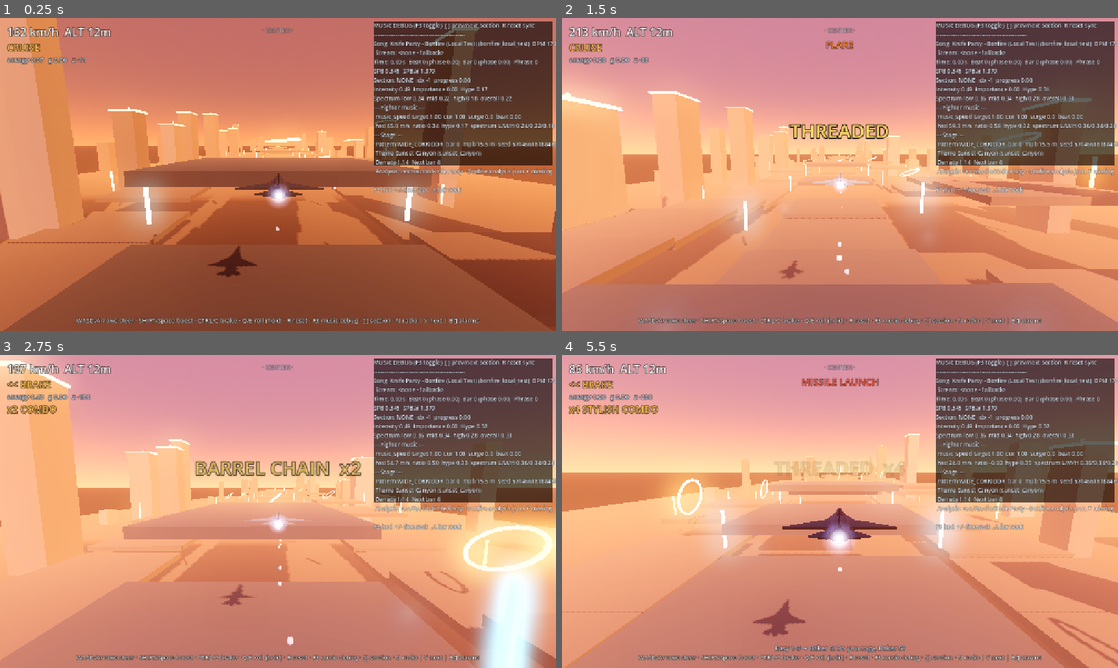
Above: before the commit, frames 1-4 (two rows, left to right).
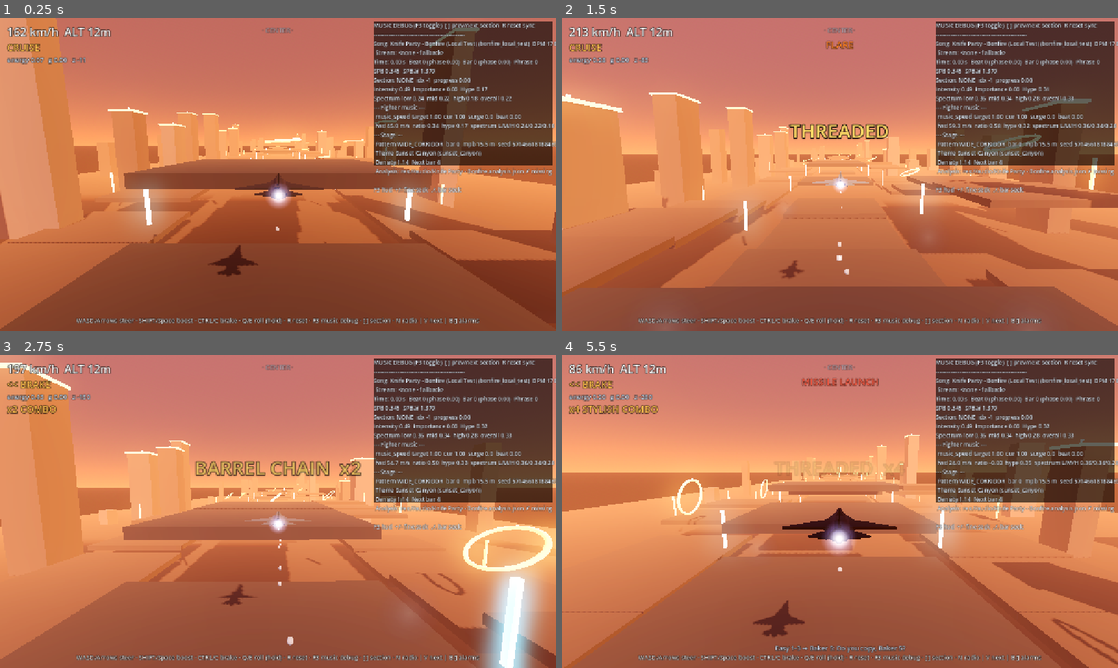
Above: after the commit, the same moments.

Repository: DurraizShahid/fox-three
Game: Godot game, scene res://scenes/main.tscn
Two runs of this game, one before a commit and one after it. Both use one fixed random seed, a clock stepped at 60 frames per second and the inputs below. Sound files missing from this copy of the repository are replaced by a short silence.
Inputs (mouse positions are in pixels of both pictures, inside the frame that each line leads up to):
- Up to frame 1 (0.25 s): no input
- Up to frame 2 (1.5 s): tap Enter at 0.5 s; move the mouse to (962, 158) at 0.52 s; hold E (roll_right) 0.53-1.25 s; hold Shift (boost) 0.53-1.25 s; click (962, 158) at 0.67 s; tap Space at 0.77 s; drag from (728, 190) to (812, 237) at 1.27 s
- Up to frame 3 (2.75 s): move the mouse to (333, 442) at 2.02 s; hold E (roll_right) from 2.03 s (still down); hold Alt from 2.03 s (still down)
- Up to frame 4 (5.5 s): release E (roll_right) at 2.75 s; release Alt at 2.75 s; drag from (812, 574) to (673, 464) at 2.77 s; move the mouse to (1006, 558) at 3.52 s; hold Q (roll_left) 3.53-4.25 s; tap B at 3.6 s; tap Space at 3.77 s; drag from (673, 464) to (756, 433) at 4.27 s; move the mouse to (867, 511) at 5.02 s; hold Ctrl (brake) from 5.03 s (still down); tap J at 5.1 s; click (867, 511) at 5.17 s

The runs differ from the first frame. In frame 1, 1.5% of the frame differs, in the area x 0-100%, y 2-100%; in frame 2, 81%, in the area x 0-100%, y 0-100%; in frame 3, 79%; in frame 4, 80%.

Commit message:
fix: tone down bloom/whiteout + roads as visualizer
- EnvironmentController: rebalance gains (glow 1.2->0.32, exposure 0.55->0.14, etc.) and clamp glow 0.55-1.15, exposure 0.98-1.28, sky 0.88-1.55, sun/fill/roof/beacon/ring within readable bands; drop pulses 1/3 strength; mid 0.55->0.18, high etc. Prevents whiteout at low hype while keeping drop punchy.
- EnvironmentController: add _strip_mat visualizer (center dashes) + register_world_materials(strip) + dash flash
- Main: cache _strip_mat, road visualizer exports (verticality/beat/weave/dash/width), _lane_height now scales amp with hype, _update_road_visualizer() heaves lanes/dashes/posts, weaves lanes, width-pulses via scale, dash emission via strip mat; hooked in _process and wired to EnvironmentController

Diff:
--- a/scripts/main.gd
+++ b/scripts/main.gd
@@ -30,6 +30,15 @@
 @export var stage_theme: StageTheme = null ## optional override; if null uses SongProfile's theme or fallback sunset
 @export var auto_play_music: bool = true
 @export var debug_overlay_enabled: bool = false ## show F3 overlay at start
+
+@export_category("Music — Roads / Visualizer")
+@export_range(0.0, 2.0, 0.05) var road_verticality_hype_gain: float = 0.85 ## hype scales lane wave amplitude (roads climb more in choruses)
+@export_range(0.0, 1.0, 0.02) var road_beat_heave: float = 0.18 ## roads heave on beat (meters) — subtle but readable
+@export_range(0.0, 1.0, 0.02) var road_downbeat_heave: float = 0.32
+@export_range(0.0, 1.5, 0.05) var road_weave_hype_gain: float = 0.55 ## hype makes lanes weave laterally
+@export_range(0.0, 1.0, 0.05) var road_weave_beat_gain: float = 0.22
+@export_range(0.0, 2.0, 0.05) var dash_pulse_gain: float = 0.9 ## dash/center-line flashes with beat
+@export_range(0.0, 1.0, 0.05) var road_width_beat_gain: float = 0.12 ## lane width breathes
 
 @onready var fighter: FighterJet = $Fighter
 @onready var chase_cam: ChaseCamera = $ChaseCamera
@@ -72,6 +81,7 @@
 var _pillar_mats: Array[StandardMaterial3D] = []
 var _roof_mat: StandardMaterial3D
 var _beacon_mat: StandardMaterial3D
+var _strip_mat: StandardMaterial3D
 var _unit_box: BoxMesh
 var _beacon_mesh: SphereMesh
 
@@ -80,6 +90,9 @@
 var _lane_mats: Array[StandardMaterial3D] = []
 var _abyss_mat: StandardMaterial3D
 var _abyss_mesh: PlaneMesh
+var _road_beat_pulse: float = 0.0
+var _road_downbeat_pulse: float = 0.0
+var _road_hype_smooth: float = 0.0
 
 
 func _ready() -> void:
@@ -98,7 +111,7 @@
 	if env_controller != null:
 		env_controller.register_world_materials(
 			_pillar_mats, _post_mat_a, _post_mat_b, _ring_mat, _beacon_mat, _roof_mat,
-			_lane_mats, _ground_mat, _abyss_mat
+			_lane_mats, _ground_mat, _abyss_mat, _strip_mat
 		)
 		env_controller.register_pillar_nodes(_pillars)
 	_apply_song_profile()
@@ -218,6 +231,7 @@
 	_recycle_ground()
 	_recycle_rings(delta)
 	_recycle_pillars()
+	_update_road_visualizer(delta)
 	_update_hud()
 
 
@@ -362,7 +376,10 @@
 	if _lane_params.size() != 3:
 		return 0.0
 	var p: Dictionary = _lane_params[lane + 1]
-	var raw: float = p.offset + p.amp1 * sin(p.freq1 * z + p.phase1) + p.amp2 * sin(p.freq2 * z + p.phase2)
+	# Music verticality: hype makes roads climb/dip more dramatically
+	var amp_scale: float = 1.0 + _road_hype_smooth * road_verticality_hype_gain
+	# Section intensity can also modulate via StageDirector pattern? Use hyphen for now.
+	var raw: float = p.offset + (p.amp1 * amp_scale) * sin(p.freq1 * z + p.phase1) + (p.amp2 * amp_scale * 0.85) * sin(p.freq2 * z + p.phase2)
 	# Keep lane floors above the canyon floor so the dip never hides under the abyss.
 	# "Go below" means below the old flat ground (y=0), not below the abyss mesh.
 	return maxf(raw, abyss_y + 2.2)
@@ -453,6 +470,12 @@
 		m.albedo_color = lane_colors[i]
 		m.roughness = 0.93
 		_lane_mats.append(m)
+
+	_strip_mat = StandardMaterial3D.new()
+	_strip_mat.albedo_color = Color(0.2, 0.9, 1.0)
+	_strip_mat.emission_enabled = true
+	_strip_mat.emission = Color(0.2, 0.9, 1.0)
+	_strip_mat.emission_energy_multiplier = 1.2
 
 
 func _build_ground() -> void:
@@ -503,11 +526,8 @@
 	post_mesh.size = Vector3(0.5, 7.0, 0.5)
 	var strip_mesh := BoxMesh.new()
 	strip_mesh.size = Vector3(0.35, 0.12, 8.0)
-	var strip_mat := StandardMaterial3D.new()
-	strip_mat.albedo_color = Color(0.2, 0.9, 1.0)
-	strip_mat.emission_enabled = true
-	strip_mat.emission = Color(0.2, 0.9, 1.0)
-	strip_mat.emission_energy_multiplier = 1.2
+	# Use shared _strip_mat (cached, visualizer drives it) — no per-build allocation
+	var strip_mat: StandardMaterial3D = _strip_mat
 
 	var seg_len: float = tile_length / float(maxi(lane_segment_count, 1))
 	var lane_box := BoxMesh.new()
@@ -746,6 +766,78 @@
 					var pd: Vector3 = child.position
 					pd.y = center_h + lane_thickness * 0.5 + 0.08
 					child.position = pd
+
+
+func _update_road_visualizer(_delta: float) -> void:
+	# Roads / paths react to music without constant re-allocation.
+	if music_director == null or music_director.is_fallback() or env_controller == null:
+		return
+	# Smooth hype/beat from EnvironmentController (already decaying)
+	var hype: float = env_controller.get_hype_smooth()
+	var beat: float = env_controller.get_beat_pulse()
+	var down: float = env_controller.get_downbeat_pulse()
+	# Update cached hype for _lane_height verticality scaling
+	_road_hype_smooth = lerpf(_road_hype_smooth, hype, 0.08)
+	_road_beat_pulse = beat
+	_road_downbeat_pulse = down
+	# Road width breathes with beat, weave with hype/beat — do via lane scale
+	var width_pulse: float = 1.0 + beat * road_width_beat_gain * 0.45 + down * road_width_beat_gain * 0.7
+	var weave: float = sin(Time.get_ticks_msec() / 1000.0 * 1.7) * road_weave_hype_gain * hype * 1.2 + beat * road_weave_beat_gain * 0.9
+	# Iterate visible tiles' lane segments to apply heave + weave + width
+	for tile in _tiles:
+		var tile_z: float = tile.global_position.z
+		# Heave: roads lift with beat/hype (additive, not permanent)
+		var heave: float = beat * road_beat_heave + down * road_downbeat_heave + hype * 0.06 + sin(Time.get_ticks_msec() / 1000.0 * 5.3) * beat * 0.04
+		for child in tile.get_children():
+			if not (child is MeshInstance3D):
+				continue
+			if not child.has_meta("kind"):
+				continue
+			var kind: String = child.get_meta("kind")
+			if kind == "lane":
+				var lane_idx: int = child.get_meta("lane")
+				var local_z: float = child.position.z
+				var world_z: float = tile_z + local_z
+				var base_h: float = _lane_height(lane_idx, world_z) # already includes hype-scaled verticality
+				var p: Vector3 = child.position
+				p.y = base_h + lane_thickness * 0.5 + heave * (0.7 + 0.3 * sin(float(lane_idx) * 1.3))
+				# Weave + width via scale.x (lane_width direction)
+				var base_x: float = float(lane_idx) * fighter.lane_spacing
+				p.x = base_x + weave * (1.0 + 0.3 * sin(float(lane_idx) * 2.0 + Time.get_ticks_msec() / 1000.0 * 0.9))
+				# Width pulse via scale
+				var s: Vector3 = child.scale
+				# lane_box was size (lane_width, lane_thickness, seg_len-0.12). Scale.x=1 is base. Pulse it.
+				s.x = lerpf(s.x, width_pulse, 0.18)
+				child.scale = s
+				child.position = p
+			elif kind == "dash":
+				var local_z_dash: float = child.position.z
+				var world_z_dash: float = tile_z + local_z_dash
+				var base_hd: float = _lane_height(0, world_z_dash)
+				var pd: Vector3 = child.position
+				pd.y = base_hd + lane_thickness * 0.5 + 0.08 + heave * 0.55
+				# Dash flashes handled by strip material emission; also scale length subtly with beat
+				var sd: Vector3 = child.scale
+				sd.z = lerpf(sd.z, 1.0 + beat * dash_pulse_gain * 0.22, 0.22)
+				child.scale = sd
+				child.position = pd
+			elif kind == "post":
+				var lx2: float = child.get_meta("lx")
+				var local_z_post: float = child.position.z
+				var world_z_post: float = tile_z + local_z_post
+				var base_post_h: float
+				if is_equal_approx(lx2, 20.0):
+					base_post_h = (_lane_height(0, world_z_post) + _lane_height(1, world_z_post)) * 0.5
+				elif is_equal_approx(lx2, -20.0):
+					base_post_h = (_lane_height(-1, world_z_post) + _lane_height(0, world_z_post)) * 0.5
+				elif lx2 > 0.0:
+					base_post_h = _lane_height(1, world_z_post)
+				else:
+					base_post_h = _lane_height(-1, world_z_post)
+				var pp: Vector3 = child.position
+				pp.y = base_post_h + 3.5 + heave * 0.45
+				child.position = pp
+	# Strip material pulse is handled by EnvironmentController; no need to duplicate here
 
 
 func _recycle_rings(delta: float) -> void:
--- a/scripts/music/environment_controller.gd
+++ b/scripts/music/environment_controller.gd
@@ -10,15 +10,15 @@
 @export var fill_path: NodePath = NodePath("../Fill")
 @export var stage_theme: StageTheme = null
 
-## Tunables (exposed, not buried). Increased defaults for Obvious visualizer feel.
+## Tunables (exposed, not buried). Rebalanced to avoid whiteout — subtle at low hype, readable.
 @export_category("Reactivity — Sky & Fog")
-@export_range(0.0, 3.0, 0.05) var glow_hype_gain: float = 1.2
-@export_range(0.0, 3.0, 0.05) var exposure_hype_gain: float = 0.55
-@export_range(0.0, 3.0, 0.05) var fog_hype_gain: float = 0.9
-@export_range(0.0, 3.0, 0.05) var sky_energy_gain: float = 1.2
-@export_range(0.0, 3.0, 0.05) var sun_beat_gain: float = 0.9
-@export_range(0.0, 3.0, 0.05) var sun_hype_gain: float = 1.1
-@export_range(0.0, 3.0, 0.05) var fill_beat_gain: float = 0.65
+@export_range(0.0, 3.0, 0.05) var glow_hype_gain: float = 0.32
+@export_range(0.0, 3.0, 0.05) var exposure_hype_gain: float = 0.14
+@export_range(0.0, 3.0, 0.05) var fog_hype_gain: float = 0.22
+@export_range(0.0, 3.0, 0.05) var sky_energy_gain: float = 0.38
+@export_range(0.0, 3.0, 0.05) var sun_beat_gain: float = 0.32
+@export_range(0.0, 3.0, 0.05) var sun_hype_gain: float = 0.38
+@export_range(0.0, 3.0, 0.05) var fill_beat_gain: float = 0.28
 @export_range(1.0, 20.0, 0.5) var beat_decay: float = 10.0
 @export_range(1.0, 12.0, 0.5) var hype_response: float = 3.2
 @export_range(1.0, 12.0, 0.5) var drop_flash_decay: float = 6.5
@@ -26,18 +26,18 @@
 
 @export_category("Visualizer — World Objects")
 @export var visualizer_enabled: bool = true
-@export_range(0.0, 3.0, 0.05) var building_hype_gain: float = 1.0
-@export_range(0.0, 3.0, 0.05) var building_beat_gain: float = 0.85
-@export_range(0.0, 3.0, 0.05) var building_low_gain: float = 0.7 ## bass → pillars/ground
-@export_range(0.0, 3.0, 0.05) var ring_hype_gain: float = 1.4
-@export_range(0.0, 3.0, 0.05) var ring_beat_gain: float = 1.1
-@export_range(0.0, 3.0, 0.05) var beacon_hype_gain: float = 1.6
-@export_range(0.0, 3.0, 0.05) var beacon_beat_gain: float = 1.4
-@export_range(0.0, 3.0, 0.05) var lane_hype_gain: float = 0.7
-@export_range(0.0, 2.0, 0.05) var ground_hype_gain: float = 0.9
-@export_range(0.0, 2.0, 0.05) var sky_hue_shift_gain: float = 0.65 ## 0=none, 1=full palette pulse
-@export_range(0.0, 0.4, 0.01) var building_scale_gain: float = 0.11 ## visualizer: buildings stretch on bass/beat
-@export_range(0.0, 1.0, 0.01) var building_scale_low_gain: float = 0.07
+@export_range(0.0, 3.0, 0.05) var building_hype_gain: float = 0.42
+@export_range(0.0, 3.0, 0.05) var building_beat_gain: float = 0.34
+@export_range(0.0, 3.0, 0.05) var building_low_gain: float = 0.28 ## bass → pillars/ground
+@export_range(0.0, 3.0, 0.05) var ring_hype_gain: float = 0.52
+@export_range(0.0, 3.0, 0.05) var ring_beat_gain: float = 0.48
+@export_range(0.0, 3.0, 0.05) var beacon_hype_gain: float = 0.62
+@export_range(0.0, 3.0, 0.05) var beacon_beat_gain: float = 0.58
+@export_range(0.0, 3.0, 0.05) var lane_hype_gain: float = 0.26
+@export_range(0.0, 2.0, 0.05) var ground_hype_gain: float = 0.28
+@export_range(0.0, 2.0, 0.05) var sky_hue_shift_gain: float = 0.32 ## 0=none, 1=full palette pulse
+@export_range(0.0, 0.4, 0.01) var building_scale_gain: float = 0.05 ## visualizer: buildings stretch on bass/beat
+@export_range(0.0, 1.0, 0.01) var building_scale_low_gain: float = 0.025
 
 var world_env: WorldEnvironment = null
 var env: Environment = null
@@ -92,6 +92,9 @@
 var _ground_base_color: Color = Color(0.05, 0.07, 0.11)
 var _abyss_mat: StandardMaterial3D = null
 var _abyss_base_color: Color = Color(0.025, 0.03, 0.055)
+var _strip_mat: StandardMaterial3D = null
+var _strip_base_energy: float = 1.2
+var _strip_base_color: Color = Color(0.2, 0.9, 1.0)
 var _pillar_nodes: Array[MeshInstance3D] = []
 var _pillar_base_scales: Array[Vector3] = []
 
@@ -181,7 +184,8 @@
 	roof: StandardMaterial3D,
 	lane_mats: Array[StandardMaterial3D],
 	ground: StandardMaterial3D,
-	abyss: StandardMaterial3D
+	abyss: StandardMaterial3D,
+	strip: StandardMaterial3D = null
 ) -> void:
 	_pillar_mats = pillar_mats.duplicate()
 	_pillar_base_colors.resize(_pillar_mats.size())
@@ -226,6 +230,10 @@
 	_abyss_mat = abyss
 	if _abyss_mat != null:
 		_abyss_base_color = _abyss_mat.albedo_color
+	_strip_mat = strip
+	if _strip_mat != null:
+		_strip_base_energy = _strip_mat.emission_energy_multiplier
+		_strip_base_color = _strip_mat.emission if _strip_mat.emission != Color(0,0,0,0) else _strip_mat.albedo_color
 	_recache_world_bases_from_theme()
 	# Cache pillar node base scales if already registered
 	if not _pillar_nodes.is_empty() and _pillar_base_scales.size() != _pillar_nodes.size():
@@ -326,101 +334,109 @@
 	var high: float = _high_smoothed
 
 	# ------------------------------------------------------------------
-	# Environment — much more aggressive visualizer than before
+	# Environment — rebalanced: readable at low hype, strong but not white at drops
 	# ------------------------------------------------------------------
-	var target_glow: float = _base_glow + hype * glow_hype_gain * env_react + mid * 0.55 * vis + drop * 1.1 + down * 0.45
+	var target_glow: float = _base_glow + hype * glow_hype_gain * env_react + mid * 0.18 * vis + drop * 0.35 + down * 0.14
+	target_glow = clampf(target_glow, 0.55, 1.15)
 	env.glow_intensity = lerpf(env.glow_intensity, target_glow, 1.0 - exp(-6.0 * delta))
-	env.glow_bloom = lerpf(env.glow_bloom, _base_glow * 0.25 + hype * 0.12 * vis + drop * 0.08, 1.0 - exp(-5.0 * delta))
-
-	var target_exposure: float = _base_exposure + hype * exposure_hype_gain * env_react + drop * 0.55 + beat * 0.08
+	env.glow_bloom = lerpf(env.glow_bloom, clampf(_base_glow * 0.25 + hype * 0.055 * vis + drop * 0.035, 0.05, 0.22), 1.0 - exp(-5.0 * delta))
+
+	var target_exposure: float = _base_exposure + hype * exposure_hype_gain * env_react + drop * 0.18 + beat * 0.03
+	target_exposure = clampf(target_exposure, 0.98, 1.28)
 	env.tonemap_exposure = lerpf(env.tonemap_exposure, target_exposure, 1.0 - exp(-4.5 * delta))
 
 	if env.fog_enabled:
-		var target_fog: float = _base_fog_density + hype * fog_hype_gain * 0.006 * env_react + low * 0.003 * vis + drop * 0.005 + beat * 0.001
+		var target_fog: float = _base_fog_density + hype * fog_hype_gain * 0.0022 * env_react + low * 0.0012 * vis + drop * 0.0018 + beat * 0.0004
+		target_fog = clampf(target_fog, 0.001, 0.012)
 		env.fog_density = lerpf(env.fog_density, target_fog, 1.0 - exp(-3.0 * delta))
-		# Fog color pulse — warm shift with hype + low end
-		var fog_target: Color = _base_fog_color.lerp(Color(1.0, 0.45, 0.25), hype * 0.35 * vis + drop * 0.4)
-		fog_target = fog_target.lerp(Color(0.35, 0.55, 1.0), high * 0.12 * vis)
+		var fog_target: Color = _base_fog_color.lerp(Color(1.0, 0.5, 0.30), hype * 0.22 * vis + drop * 0.22)
+		fog_target = fog_target.lerp(Color(0.45, 0.60, 1.0), high * 0.07 * vis)
 		env.fog_light_color = env.fog_light_color.lerp(fog_target, 1.0 - exp(-3.5 * delta))
 
 	if sky_mat != null:
-		var target_sky_e: float = _base_sky_energy + hype * sky_energy_gain * 0.9 * env_react + low * 0.35 * vis + high * 0.15 * vis + drop * 1.4 + beat * 0.18 + down * 0.35
+		var target_sky_e: float = _base_sky_energy + hype * sky_energy_gain * 0.45 * env_react + low * 0.14 * vis + high * 0.07 * vis + drop * 0.42 + beat * 0.07 + down * 0.13
+		target_sky_e = clampf(target_sky_e, 0.88, 1.55)
 		sky_mat.sky_energy_multiplier = lerpf(sky_mat.sky_energy_multiplier, target_sky_e, 1.0 - exp(-4.0 * delta))
-		# Hue shift — hype drives sunset horizon hotter, drop flashes magenta, high drives top cool flash
-		var horizon_shift: float = hype * sky_hue_shift_gain * vis + drop * 0.85
-		var top_shift: float = beat * 0.12 * vis + high * 0.18 * vis + drop * 0.35
-		var warm: Color = Color(1.0, 0.42, 0.18).lerp(Color(1.0, 0.15, 0.55), hype * 0.45)
+		var horizon_shift: float = hype * sky_hue_shift_gain * vis * 0.55 + drop * 0.32
+		var top_shift: float = beat * 0.06 * vis + high * 0.08 * vis + drop * 0.14
+		var warm: Color = Color(1.0, 0.42, 0.18).lerp(Color(1.0, 0.22, 0.55), hype * 0.32)
 		var cool: Color = Color(0.28, 0.45, 1.0)
-		sky_mat.sky_horizon_color = _base_sky_horizon.lerp(warm, clampf(horizon_shift, 0.0, 1.0))
-		sky_mat.sky_top_color = _base_sky_top.lerp(cool, clampf(top_shift * 0.35, 0.0, 1.0))
-		sky_mat.ground_bottom_color = _base_ground_bottom.lerp(Color(0.18, 0.12, 0.22), hype * 0.35 * vis + low * 0.15)
-		sky_mat.ground_horizon_color = _base_ground_horizon.lerp(Color(0.65, 0.25, 0.18), hype * 0.5 * vis + mid * 0.18)
+		sky_mat.sky_horizon_color = _base_sky_horizon.lerp(warm, clampf(horizon_shift, 0.0, 0.55))
+		sky_mat.sky_top_color = _base_sky_top.lerp(cool, clampf(top_shift * 0.35, 0.0, 0.32))
+		sky_mat.ground_bottom_color = _base_ground_bottom.lerp(Color(0.18, 0.12, 0.22), hype * 0.18 * vis + low * 0.07)
+		sky_mat.ground_horizon_color = _base_ground_horizon.lerp(Color(0.65, 0.25, 0.18), hype * 0.24 * vis + mid * 0.08)
 
 	if sun_light != null:
-		var sun_add: float = beat * sun_beat_gain * 0.9 + down * sun_hype_gain * 1.4 + hype * 1.1 * env_react + drop * 2.2 + low * 0.6
-		var target_sun: float = _base_sun_energy + sun_add
+		var sun_add: float = beat * sun_beat_gain * 0.42 + down * sun_hype_gain * 0.62 + hype * 0.42 * env_react + drop * 0.75 + low * 0.22
+		var target_sun: float = clampf(_base_sun_energy + sun_add, 0.55, 2.2)
 		sun_light.light_energy = lerpf(sun_light.light_energy, target_sun, 1.0 - exp(-7.5 * delta))
-		# Color temperature pulse: warm on bass, cool on high
-		var sun_warm: Color = Color(1.0, 0.72, 0.45).lerp(Color(1.0, 0.55, 0.25), hype * 0.6 + low * 0.25)
-		sun_warm = sun_warm.lerp(Color(0.75, 0.85, 1.0), high * 0.18)
+		var sun_warm: Color = Color(1.0, 0.72, 0.45).lerp(Color(1.0, 0.58, 0.28), hype * 0.38 + low * 0.14)
+		sun_warm = sun_warm.lerp(Color(0.80, 0.86, 1.0), high * 0.09)
 		sun_light.light_color = sun_light.light_color.lerp(sun_warm, 1.0 - exp(-4.5 * delta))
 
 	if fill_light != null:
-		var fill_add: float = beat * fill_beat_gain * 0.85 + hype * 0.85 * env_react + drop * 1.6 + mid * 0.5 + high * 0.22
-		var target_fill: float = _base_fill_energy + fill_add
+		var fill_add: float = beat * fill_beat_gain * 0.38 + hype * 0.34 * env_react + drop * 0.52 + mid * 0.20 + high * 0.09
+		var target_fill: float = clampf(_base_fill_energy + fill_add, 0.18, 1.35)
 		fill_light.light_energy = lerpf(fill_light.light_energy, target_fill, 1.0 - exp(-6.5 * delta))
-		var fill_cool: Color = Color(0.45, 0.65, 1.0).lerp(Color(0.95, 0.45, 0.95), hype * 0.35 + mid * 0.25)
+		var fill_cool: Color = Color(0.45, 0.65, 1.0).lerp(Color(0.88, 0.48, 0.92), hype * 0.18 + mid * 0.12)
 		fill_light.light_color = fill_light.light_color.lerp(fill_cool, 1.0 - exp(-5.0 * delta))
 
 	# ------------------------------------------------------------------
-	# World objects — buildings, posts, rings, beacons, lanes, ground
+	# World objects — rebalanced so quiet sections still read dark
 	# ------------------------------------------------------------------
 	if not visualizer_enabled:
 		return
 
-	# Posts — strong beat pulse, bass drives intensity
 	if _post_mat_a != null:
-		var a_e: float = _post_a_base_energy + hype * building_hype_gain * 1.6 + beat * building_beat_gain * 2.4 + down * 1.2 + low * building_low_gain * 1.4 + drop * 3.5
+		var a_e: float = _post_a_base_energy + hype * building_hype_gain * 0.62 + beat * building_beat_gain * 0.9 + down * 0.45 + low * building_low_gain * 0.52 + drop * 1.15
+		a_e = clampf(a_e, 1.8, 5.2)
 		_post_mat_a.emission_energy_multiplier = lerpf(_post_mat_a.emission_energy_multiplier, a_e, 1.0 - exp(-14.0 * delta))
 	if _post_mat_b != null:
-		var b_e: float = _post_b_base_energy + hype * building_hype_gain * 1.6 + beat * building_beat_gain * 2.4 + down * 1.2 + low * building_low_gain * 1.4 + drop * 3.5
+		var b_e: float = _post_b_base_energy + hype * building_hype_gain * 0.62 + beat * building_beat_gain * 0.9 + down * 0.45 + low * building_low_gain * 0.52 + drop * 1.15
+		b_e = clampf(b_e, 1.8, 5.2)
 		_post_mat_b.emission_energy_multiplier = lerpf(_post_mat_b.emission_energy_multiplier, b_e, 1.0 - exp(-14.0 * delta))
 
-	# Rings — centerpiece visualizer, high + hype driven
 	if _ring_mat != null:
-		var r_e: float = _ring_base_energy + hype * ring_hype_gain * 2.2 + beat * ring_beat_gain * 2.6 + down * 1.8 + high * 1.4 + drop * 4.5
+		var r_e: float = _ring_base_energy + hype * ring_hype_gain * 0.78 + beat * ring_beat_gain * 1.0 + down * 0.62 + high * 0.52 + drop * 1.45
+		r_e = clampf(r_e, 1.6, 4.6)
 		_ring_mat.emission_energy_multiplier = lerpf(_ring_mat.emission_energy_multiplier, r_e, 1.0 - exp(-12.0 * delta))
-		# Color flash: lerp toward pulse color on beat/high
-		var r_col: Color = _ring_base_color.lerp(Color(1.0, 0.92, 0.55), (beat * 0.45 + high * 0.35 + drop * 0.55) * vis)
+		var r_col: Color = _ring_base_color.lerp(Color(1.0, 0.92, 0.55), (beat * 0.22 + high * 0.18 + drop * 0.28) * vis)
 		_ring_mat.emission = _ring_mat.emission.lerp(r_col, 1.0 - exp(-10.0 * delta))
 
-	# Beacons — bass/downbeat flashers on towers
 	if _beacon_mat != null:
-		var bec_e: float = _beacon_base_energy + hype * beacon_hype_gain * 2.0 + beat * beacon_beat_gain * 3.0 + down * 2.5 + low * 0.9 + drop * 6.0
+		var bec_e: float = _beacon_base_energy + hype * beacon_hype_gain * 0.72 + beat * beacon_beat_gain * 1.05 + down * 0.85 + low * 0.32 + drop * 2.0
+		bec_e = clampf(bec_e, 3.5, 9.5)
 		_beacon_mat.emission_energy_multiplier = lerpf(_beacon_mat.emission_energy_multiplier, bec_e, 1.0 - exp(-13.0 * delta))
-		var bec_col: Color = _beacon_base_color.lerp(Color(1.0, 0.85, 0.3), beat * 0.35 + drop * 0.5)
+		var bec_col: Color = _beacon_base_color.lerp(Color(1.0, 0.85, 0.3), beat * 0.18 + drop * 0.26)
 		_beacon_mat.emission = _beacon_mat.emission.lerp(bec_col, 1.0 - exp(-10.0 * delta))
 
-	# Roof — mid-driven
 	if _roof_mat != null:
-		var roof_e: float = _roof_base_energy + hype * 1.0 * vis + mid * 1.2 * vis + beat * 0.7 + drop * 2.2
+		var roof_e: float = _roof_base_energy + hype * 0.35 * vis + mid * 0.42 * vis + beat * 0.26 + drop * 0.72
+		roof_e = clampf(roof_e, 1.4, 3.6)
 		_roof_mat.emission_energy_multiplier = lerpf(_roof_mat.emission_energy_multiplier, roof_e, 1.0 - exp(-9.0 * delta))
 
-	# Pillars / buildings — each pillar type gets slightly different response so city feels alive not uniform
-	# Low drives overall building glow, beat gives transient flash, hype lifts base
+	# Center dash strips - road path flashes hard with beat/downbeat
+	if _strip_mat != null:
+		var s_e: float = _strip_base_energy + hype * 0.42 * vis + beat * 1.05 + down * 0.78 + mid * 0.32 + drop * 1.2
+		s_e = clampf(s_e, 0.9, 3.8)
+		_strip_mat.emission_energy_multiplier = lerpf(_strip_mat.emission_energy_multiplier, s_e, 1.0 - exp(-13.5 * delta))
+		var s_col: Color = _strip_base_color.lerp(Color(0.55, 1.0, 1.0), beat * 0.28 + drop * 0.32)
+		s_col = s_col.lerp(Color(1.0, 0.95, 0.45), hype * 0.18 + down * 0.22)
+		_strip_mat.emission = _strip_mat.emission.lerp(s_col, 1.0 - exp(-11.0 * delta))
+		_strip_mat.albedo_color = _strip_mat.albedo_color.lerp(s_col, 1.0 - exp(-10.0 * delta))
+
 	for i in _pillar_mats.size():
 		var m: StandardMaterial3D = _pillar_mats[i]
 		if m == null:
 			continue
 		var base: Color = _pillar_base_colors[i]
-		# Per-type phase offset so not all buildings flash identically
 		var phase_off: float = float(i) * 0.33
-		var beat_phased: float = beat * (0.7 + sin(phase_off * TAU) * 0.22)
-		var target_e: float = hype * building_hype_gain * 0.9 + beat_phased * building_beat_gain * 1.2 + down * 0.6 + low * building_low_gain * 0.8 + drop * 1.8
+		var beat_phased: float = beat * (0.55 + sin(phase_off * TAU) * 0.18)
+		var target_e: float = hype * building_hype_gain * 0.32 + beat_phased * building_beat_gain * 0.42 + down * 0.22 + low * building_low_gain * 0.30 + drop * 0.62
+		target_e = clampf(target_e, 0.0, 1.35)
 		m.emission_energy_multiplier = lerpf(m.emission_energy_multiplier, target_e, 1.0 - exp(-8.0 * delta))
-		# Albedo subtle pulse: buildings get brighter/warmer with hype
-		var bright: Color = base.lerp(Color(0.55, 0.58, 0.65), hype * 0.35 * vis + beat * 0.18 * vis)
-		bright = bright.lerp(Color(0.9, 0.55, 0.4), low * 0.12 * vis + drop * 0.22)
+		var bright: Color = base.lerp(Color(0.48, 0.50, 0.58), hype * 0.18 * vis + beat * 0.07 * vis)
+		bright = bright.lerp(Color(0.78, 0.55, 0.42), low * 0.06 * vis + drop * 0.10)
 		m.albedo_color = m.albedo_color.lerp(bright, 1.0 - exp(-7.0 * delta))
 
 	# Buildings scale visualizer — bass makes city breathe, beat gives snap
